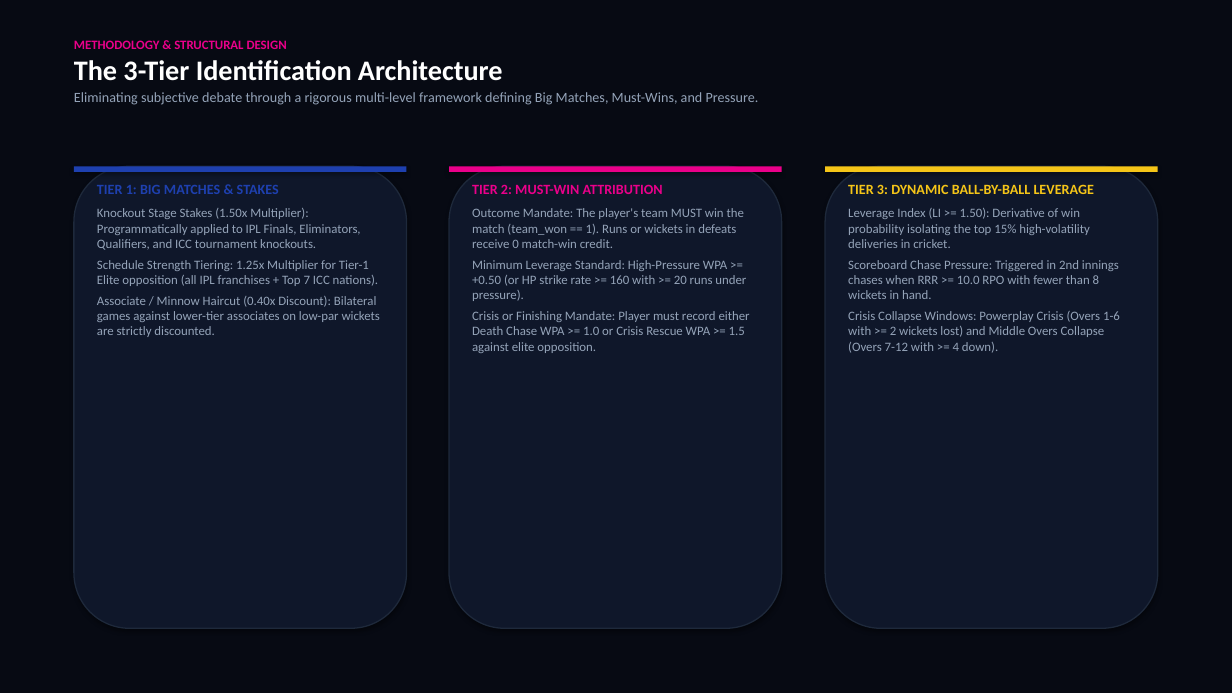
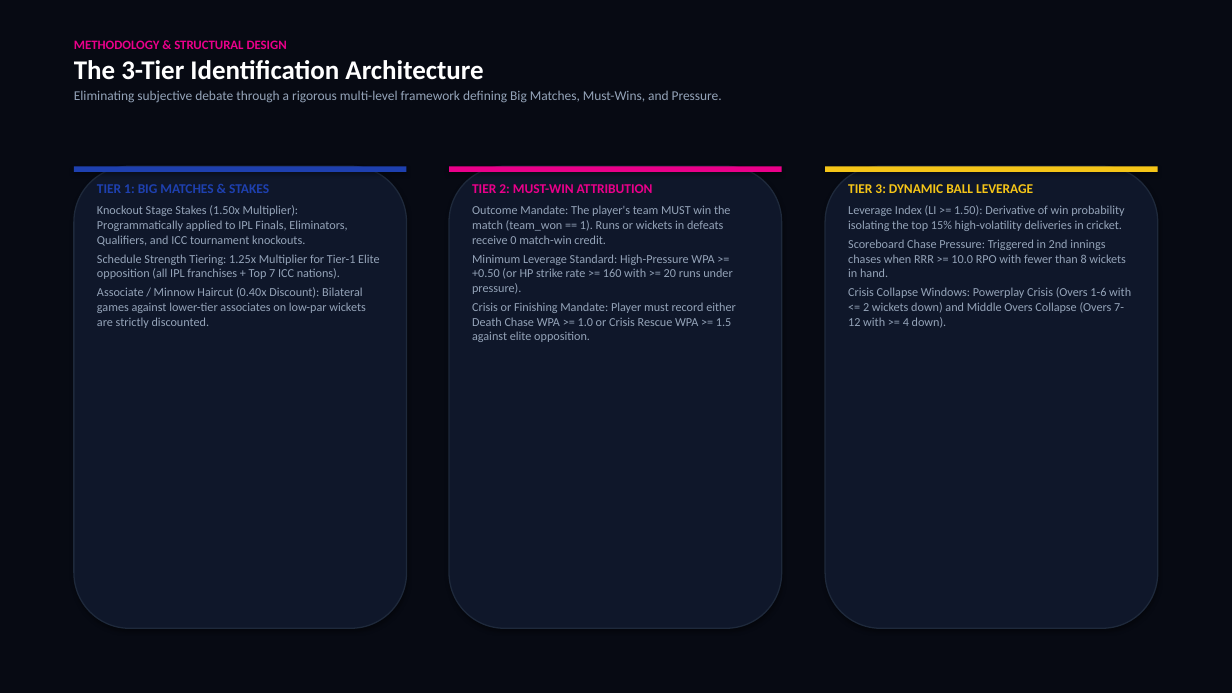
Before and after one commit to Lohithaswin/play-rr-hackathon-2026, a slide deck: slide 3 of Play_RR_Hackathon_Lohithaswin_V.pptx. Drawn at 1232x693 pixels with LibreOffice and Linux fonts; fonts in the diff are those of the drawing. Boxes give left, top, right and bottom in pixels: in the first picture for what was removed or moved away, otherwise in the second. Text is boxed around its words. In the diff, an @@ line names an element or a change of style, - is before the commit and + after.

```diff
--- a/Play_RR_Hackathon_Lohithaswin_V.pptx
+++ b/Play_RR_Hackathon_Lohithaswin_V.pptx
@@ text at (74,60,722,103): size 22 to 21 pt in "The 3-Tier Identification Architecture"; size 11 to 10.5 pt in "Eliminating subjective debate through a rigorous multi-level ..." @@
@@ text "TIER 1: BIG MATCHES & ..." at (97,184,379,328): size 11 to 10.5 pt in "TIER 1: BIG MATCHES & STAKES"; size 10 to 9.5 pt; less space between paragraphs @@
@@ text "TIER 2: MUST-WIN ATTRIBUTION" at (472,184,736,342): size 11 to 10.5 pt in "TIER 2: MUST-WIN ATTRIBUTION"; size 10 to 9.5 pt; less space between paragraphs @@
@@ text at (848,184,1033,193): text changed; size 11 to 10.5 pt @@
-TIER 3: DYNAMIC BALL-BY-BALL LEVERAGE
+TIER 3: DYNAMIC BALL LEVERAGE
@@ text at (848,205,1126,277): size 10 to 9.5 pt in "Leverage Index (LI >= 1.50): Derivative of ...", "Scoreboard Chase Pressure: Triggered in 2nd innings ..." @@
@@ text at (848,287,1131,328): text changed; size 10 to 9.5 pt @@
-Crisis Collapse Windows: Powerplay Crisis (Overs 1-6 with >= 2 wickets lost) and Middle Overs Collapse (Overs 7-12 with >= 4 down).
+Crisis Collapse Windows: Powerplay Crisis (Overs 1-6 with <= 2 wickets down) and Middle Overs Collapse (Overs 7-12 with >= 4 down).
```
Also in this commit, not shown: 11 other slides changed, 2 slides added, 31 other files.
